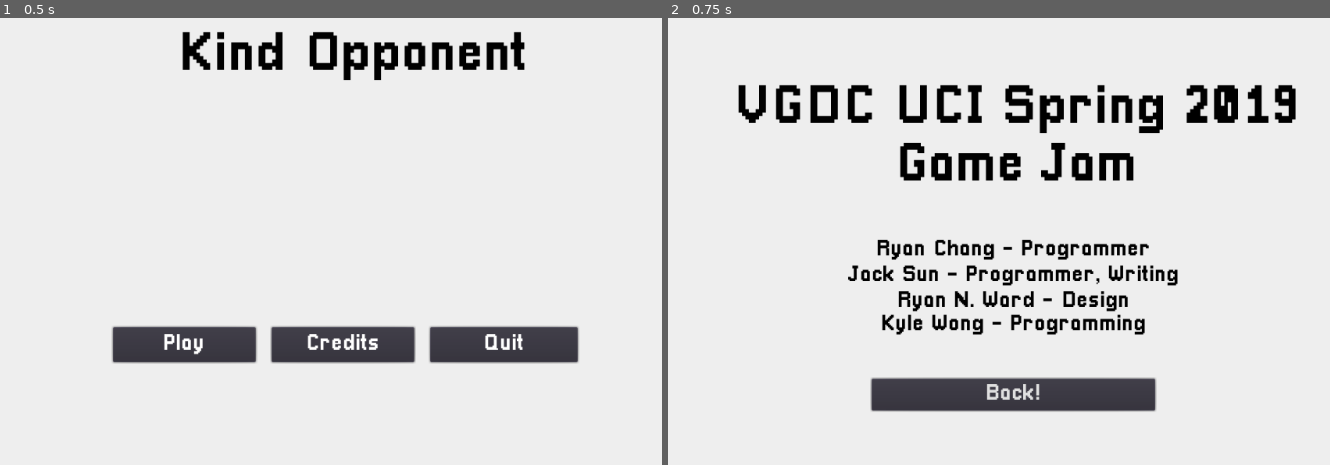
Above: before the commit, frames 1-2 (left to right).
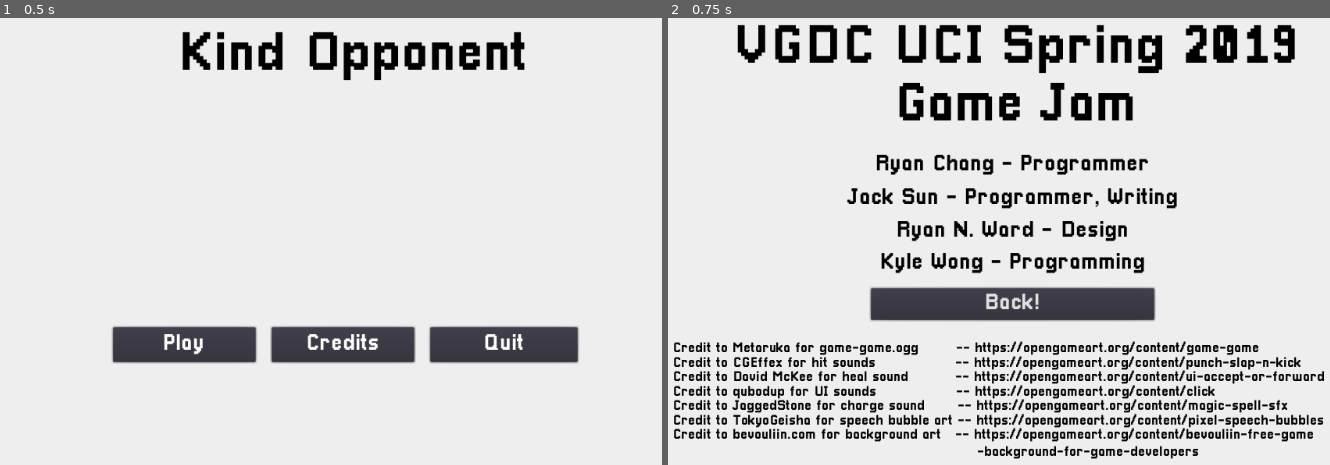
Above: after the commit, the same moments.

Repository: ArtlessAvian/kind-opponent
Game: Godot game, scene res://MainMenu.tscn
Same seed, same stepped clock (60 frames per second), same inputs: the game is played once before the commit and once after it.
Inputs:
- Up to frame 1 (0.5 s): no input
- Up to frame 2 (0.75 s): click "Credits" at 0.5 s

Frame 1 is identical in both runs. In frame 2, 26% of the frame differs, in the area x 0-100%, y 1-99%.

Commit message:
Added oga credit to credits

Diff:
--- a/GameUI.tscn
+++ b/GameUI.tscn
@@ -348,14 +348,14 @@
 autoplay = "LoopingLabel"
 anims/LoopingLabel = ExtResource( 19 )
 
+[connection signal="update_bars" from="BattleCanvas/PlayerRegion/PlayerSprite" to="UICanvas/EnemyUI/EnemyBars/EnemyAdvRegion/EnemyAdvBar" method="_on_Battle_update_bars"]
+[connection signal="update_bars" from="BattleCanvas/PlayerRegion/PlayerSprite" to="UICanvas/PlayerUI/PlayerBars/PlayerHPRegion/PlayerHealthBar" method="_on_Battle_update_bars"]
+[connection signal="update_bars" from="BattleCanvas/PlayerRegion/PlayerSprite" to="UICanvas/EnemyUI/EnemyBars/EnemyHPregion/EnemyHPBar" method="_on_Battle_update_bars"]
 [connection signal="update_bars" from="BattleCanvas/PlayerRegion/PlayerSprite" to="UICanvas/PlayerUI/PlayerBars/PlayerAdvRegion/EnemyAdvBar" method="_on_Battle_update_bars"]
-[connection signal="update_bars" from="BattleCanvas/PlayerRegion/PlayerSprite" to="UICanvas/EnemyUI/EnemyBars/EnemyAdvRegion/EnemyAdvBar" method="_on_Battle_update_bars"]
-[connection signal="update_bars" from="BattleCanvas/PlayerRegion/PlayerSprite" to="UICanvas/EnemyUI/EnemyBars/EnemyHPregion/EnemyHPBar" method="_on_Battle_update_bars"]
-[connection signal="update_bars" from="BattleCanvas/PlayerRegion/PlayerSprite" to="UICanvas/PlayerUI/PlayerBars/PlayerHPRegion/PlayerHealthBar" method="_on_Battle_update_bars"]
+[connection signal="update_bars" from="BattleCanvas/EnemyRegion/EnemySprite" to="UICanvas/EnemyUI/EnemyBars/EnemyAdvRegion/EnemyAdvBar" method="_on_Battle_update_bars"]
+[connection signal="update_bars" from="BattleCanvas/EnemyRegion/EnemySprite" to="UICanvas/PlayerUI/PlayerBars/PlayerHPRegion/PlayerHealthBar" method="_on_Battle_update_bars"]
+[connection signal="update_bars" from="BattleCanvas/EnemyRegion/EnemySprite" to="UICanvas/EnemyUI/EnemyBars/EnemyHPregion/EnemyHPBar" method="_on_Battle_update_bars"]
 [connection signal="update_bars" from="BattleCanvas/EnemyRegion/EnemySprite" to="UICanvas/PlayerUI/PlayerBars/PlayerAdvRegion/EnemyAdvBar" method="_on_Battle_update_bars"]
-[connection signal="update_bars" from="BattleCanvas/EnemyRegion/EnemySprite" to="UICanvas/EnemyUI/EnemyBars/EnemyAdvRegion/EnemyAdvBar" method="_on_Battle_update_bars"]
-[connection signal="update_bars" from="BattleCanvas/EnemyRegion/EnemySprite" to="UICanvas/EnemyUI/EnemyBars/EnemyHPregion/EnemyHPBar" method="_on_Battle_update_bars"]
-[connection signal="update_bars" from="BattleCanvas/EnemyRegion/EnemySprite" to="UICanvas/PlayerUI/PlayerBars/PlayerHPRegion/PlayerHealthBar" method="_on_Battle_update_bars"]
 
 [editable path="SoundEffects"]
 
--- a/MainMenu.tscn
+++ b/MainMenu.tscn
@@ -1,8 +1,9 @@
-[gd_scene load_steps=5 format=2]
+[gd_scene load_steps=6 format=2]
 
 [ext_resource path="res://MenuController.gd" type="Script" id=1]
 [ext_resource path="res://Pixellari.tres" type="DynamicFont" id=2]
 [ext_resource path="res://PixellariBig.tres" type="DynamicFont" id=3]
+[ext_resource path="res://PixellariSmall.tres" type="DynamicFont" id=4]
 
 [sub_resource type="Animation" id=1]
 resource_name = "New Anim"
@@ -99,6 +100,8 @@
 visible = false
 anchor_right = 1.0
 anchor_bottom = 1.0
+margin_left = -1.22766
+margin_right = -1.22766
 color = Color( 0.933333, 0.933333, 0.933333, 1 )
 
 [node name="Label" type="Label" parent="Credits"]
@@ -106,7 +109,7 @@
 anchor_right = 0.5
 margin_left = -360.0
 margin_right = 366.0
-margin_bottom = 342.0
+margin_bottom = 188.0
 custom_fonts/font = ExtResource( 3 )
 custom_colors/font_color = Color( 0, 0, 0, 1 )
 text = "VGDC UCI Spring 2019
@@ -118,9 +121,9 @@
 anchor_left = 0.5
 anchor_right = 0.5
 margin_left = -291.0
-margin_top = 156.0
-margin_right = 292.0
-margin_bottom = 473.0
+margin_top = -45.69
+margin_right = 292.0
+margin_bottom = 457.31
 custom_fonts/font = ExtResource( 2 )
 custom_colors/font_color = Color( 0, 0, 0, 1 )
 text = "Ryan Chang - Programmer"
@@ -131,9 +134,9 @@
 anchor_left = 0.5
 anchor_right = 0.5
 margin_left = -291.0
-margin_top = 137.0
-margin_right = 292.0
-margin_bottom = 558.0
+margin_top = -45.69
+margin_right = 292.0
+margin_bottom = 542.31
 custom_fonts/font = ExtResource( 2 )
 custom_colors/font_color = Color( 0, 0, 0, 1 )
 text = "Jack Sun - Programmer, Writing"
@@ -144,9 +147,9 @@
 anchor_left = 0.5
 anchor_right = 0.5
 margin_left = -291.0
-margin_top = 119.0
-margin_right = 292.0
-margin_bottom = 642.0
+margin_top = -45.69
+margin_right = 292.0
+margin_bottom = 626.31
 custom_fonts/font = ExtResource( 2 )
 custom_colors/font_color = Color( 0, 0, 0, 1 )
 text = "Ryan N. Ward - Design"
@@ -157,9 +160,9 @@
 anchor_left = 0.5
 anchor_right = 0.5
 margin_left = -291.0
-margin_top = 97.0
-margin_right = 292.0
-margin_bottom = 724.0
+margin_top = -45.69
+margin_right = 292.0
+margin_bottom = 708.31
 custom_fonts/font = ExtResource( 2 )
 custom_colors/font_color = Color( 0, 0, 0, 1 )
 text = "Kyle Wong - Programming"
@@ -172,11 +175,73 @@
 anchor_right = 0.5
 anchor_bottom = 1.0
 margin_left = -181.0
-margin_top = -121.0
+margin_top = -236.61
 margin_right = 182.0
-margin_bottom = -80.0
+margin_bottom = -195.61
 custom_fonts/font = ExtResource( 2 )
 text = "Back!"
+
+[node name="AssetCredits" type="Control" parent="Credits"]
+editor/display_folded = true
+anchor_left = 0.5
+anchor_top = 0.5
+anchor_right = 0.5
+anchor_bottom = 0.5
+margin_left = -435.43
+margin_top = 131.18
+margin_right = 186.56
+margin_bottom = 316.95
+
+[node name="GameMusic" type="Label" parent="Credits/AssetCredits"]
+anchor_right = 1.0
+anchor_bottom = 0.1
+custom_fonts/font = ExtResource( 4 )
+custom_colors/font_color = Color( 0, 0, 0, 1 )
+text = "Credit to Metaruka for game-game.ogg        -- https://opengameart.org/content/game-game"
+
+[node name="HitSound" type="Label" parent="Credits/AssetCredits"]
+anchor_top = 0.1
+anchor_bottom = 0.2
+custom_fonts/font = ExtResource( 4 )
+custom_colors/font_color = Color( 0, 0, 0, 1 )
+text = "Credit to CGEffex for hit sounds	                 -- https://opengameart.org/content/punch-slap-n-kick"
+
+[node name="HealSound" type="Label" parent="Credits/AssetCredits"]
+anchor_top = 0.2
+anchor_bottom = 0.3
+margin_bottom = 55.731
+custom_fonts/font = ExtResource( 4 )
+custom_colors/font_color = Color( 0, 0, 0, 1 )
+text = "Credit to David McKee for heal sound          -- https://opengameart.org/content/ui-accept-or-forward"
+
+[node name="UISound" type="Label" parent="Credits/AssetCredits"]
+anchor_top = 0.3
+anchor_bottom = 0.4
+custom_fonts/font = ExtResource( 4 )
+custom_colors/font_color = Color( 0, 0, 0, 1 )
+text = "Credit to qubodup for UI sounds                 -- https://opengameart.org/content/click"
+
+[node name="ChargeSound" type="Label" parent="Credits/AssetCredits"]
+anchor_top = 0.4
+anchor_bottom = 0.5
+custom_fonts/font = ExtResource( 4 )
+custom_colors/font_color = Color( 0, 0, 0, 1 )
+text = "Credit to JaggedStone for charge sound       -- https://opengameart.org/content/magic-spell-sfx"
+
+[node name="SpeechBubble" type="Label" parent="Credits/AssetCredits"]
+anchor_top = 0.5
+anchor_bottom = 0.6
+custom_fonts/font = ExtResource( 4 )
+custom_colors/font_color = Color( 0, 0, 0, 1 )
+text = "Credit to TokyoGeisha for speech bubble art -- https://opengameart.org/content/pixel-speech-bubbles"
+
+[node name="Background" type="Label" parent="Credits/AssetCredits"]
+anchor_top = 0.6
+anchor_bottom = 0.7
+custom_fonts/font = ExtResource( 4 )
+custom_colors/font_color = Color( 0, 0, 0, 1 )
+text = "Credit to bevouliin.com for background art   -- https://opengameart.org/content/bevouliin-free-game
+                                                                 -background-for-game-developers"
 
 [node name="TransitionToGame" type="ColorRect" parent="."]
 visible = false
